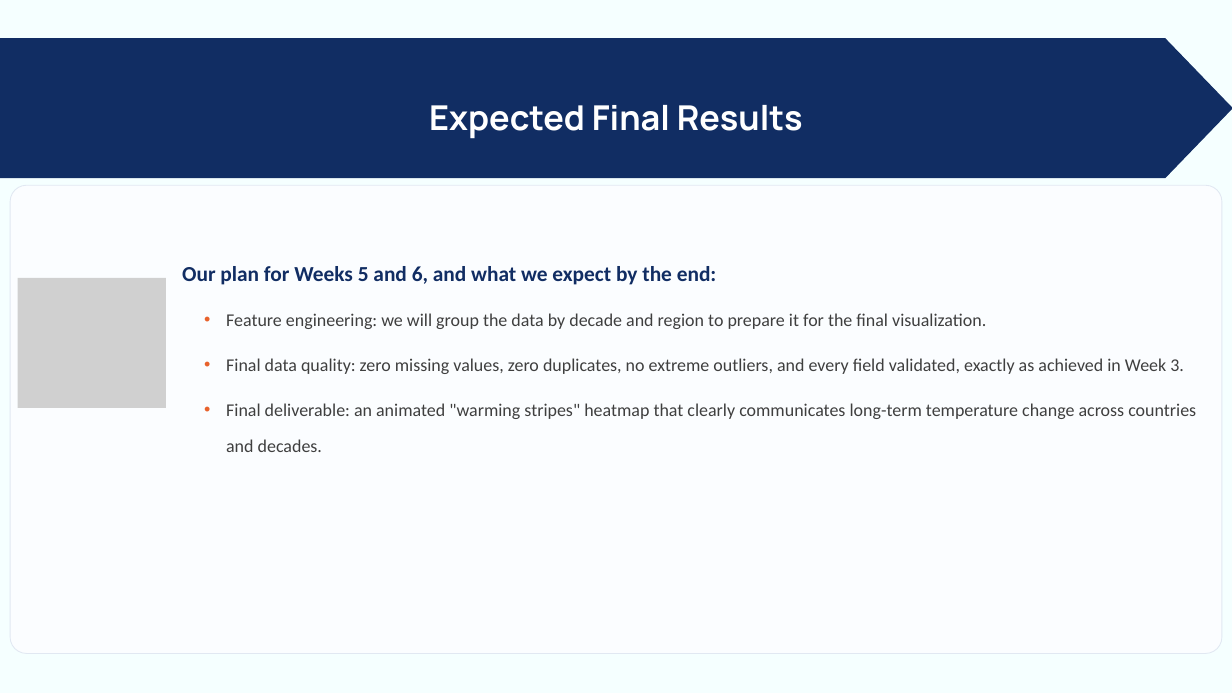
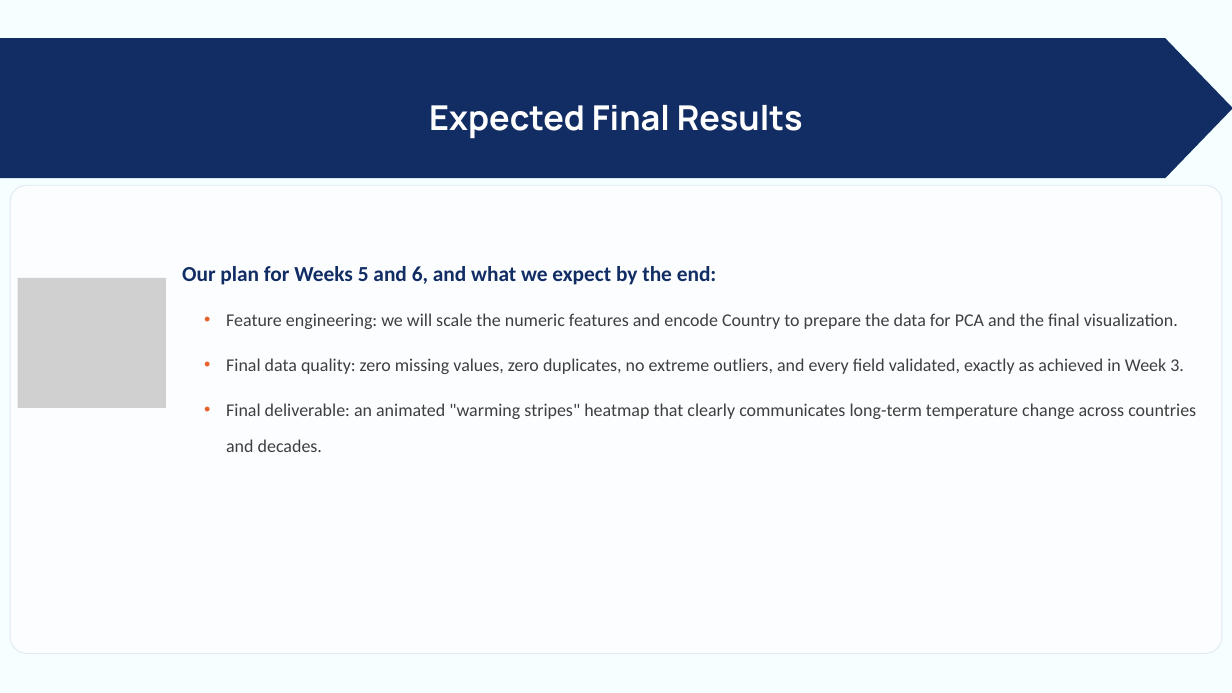
Before and after one commit to vanadhi-re/24ADI204_DSV_Team-17, a slide deck: slide 14 of Week 5/24ADI204-Midreview.pptx (slide 10 before the commit). Drawn at 1232x693 pixels with LibreOffice and Linux fonts; fonts in the diff are those of the drawing; grey boxes stand for pictures. Boxes give left, top, right and bottom in pixels: in the first picture for what was removed or moved away, otherwise in the second. Text is boxed around its words. In the diff, an @@ line names an element or a change of style, - is before the commit and + after.

```diff
--- a/Week 5/24ADI204-Midreview.pptx
+++ b/Week 5/24ADI204-Midreview.pptx
@@ text at (226,313,1178,329): text changed @@
-  • Feature engineering: we will group the data by decade and region to prepare it for the final visualization.
+  • Feature engineering: we will scale the numeric features and encode Country to prepare the data for PCA and the final visualization.
```
Also in this commit, not shown: 8 other slides changed, 4 slides added, 2 other files.
